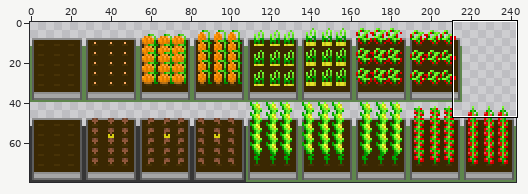
Sprite sheet -- Art Assets/Sprites (Final)/plants-Sheet.png. Above, an overview of the earlier version with the close-up marked.
Close-up. First the earlier version:
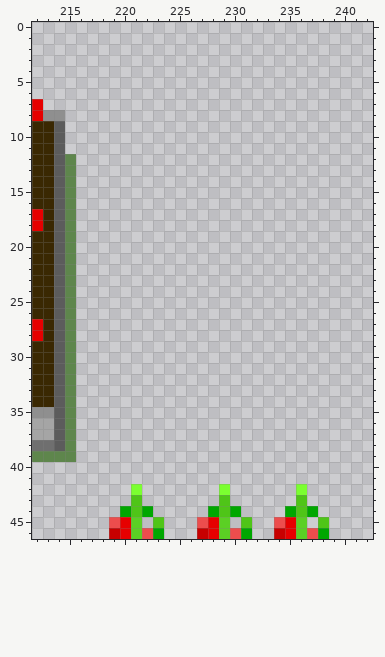
The file is 243x80 pixels. Colours within 5 levels of each other are drawn and written as one. Shown: x 212..242, y 0..46.
Once edited:
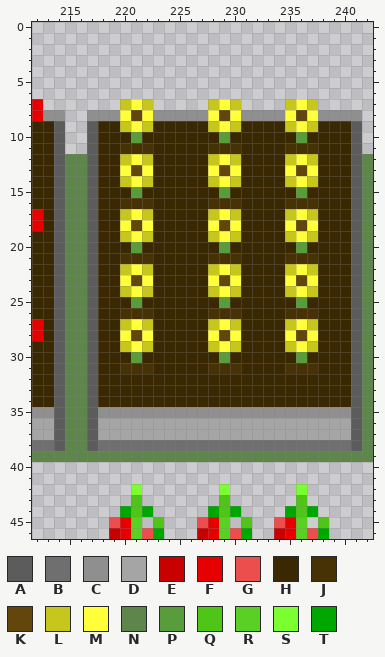
Palette (. is transparent): A #5c5c5c  B #6f6f6f  C #8f8f8f  D #a5a5a5  E #c70000  F #e60000  G #ec4d4d  H #3a2802  J #473206  K #62460c  L #c6c61d  M #ffff3a  N #5e864c  P #599c3b  Q #4fc518  R #5bd024  S #7bff30  T #00a700
From old to new:
y 7: x 220..222 ... -> LML; x 228..230 ... -> LML; x 235..237 ... -> LML
y 8: x 217..241 ......................... -> CCCMKMCCCCCMKMCCCCMKMCCCC
y 9: x 217..241 ......................... -> AHHLMLHHHHHLMLHHHHLMLHHHA
y 10: x 217..241 ......................... -> AHHHPHHHHHHHPHHHHHHPHHHHA
y 11: x 217..241 ......................... -> AHHJJJHHHHHJJJHHHHJJJHHHA
y 12: x 216..242 ........................... -> NAHHLMLHHHHHLMLHHHHLMLHHHAN
y 13: x 216..242 ........................... -> NAHHMKMHHHHHMKMHHHHMKMHHHAN
y 14: x 216..242 ........................... -> NAHHLMLHHHHHLMLHHHHLMLHHHAN
y 15: x 216..242 ........................... -> NAHHHPHHHHHHHPHHHHHHPHHHHAN
y 16: x 216..242 ........................... -> NAHHJJJHHHHHJJJHHHHJJJHHHAN
y 17: x 216..242 ........................... -> NAHHLMLHHHHHLMLHHHHLMLHHHAN
y 18: x 216..242 ........................... -> NAHHMKMHHHHHMKMHHHHMKMHHHAN
y 19: x 216..242 ........................... -> NAHHLMLHHHHHLMLHHHHLMLHHHAN
y 20: x 216..242 ........................... -> NAHHHPHHHHHHHPHHHHHHPHHHHAN
y 21: x 216..242 ........................... -> NAHHJJJHHHHHJJJHHHHJJJHHHAN
y 22: x 216..242 ........................... -> NAHHLMLHHHHHLMLHHHHLMLHHHAN
y 23: x 216..242 ........................... -> NAHHMKMHHHHHMKMHHHHMKMHHHAN
y 24: x 216..242 ........................... -> NAHHLMLHHHHHLMLHHHHLMLHHHAN
y 25: x 216..242 ........................... -> NAHHHPHHHHHHHPHHHHHHPHHHHAN
y 26: x 216..242 ........................... -> NAHHJJJHHHHHJJJHHHHJJJHHHAN
y 27: x 216..242 ........................... -> NAHHLMLHHHHHLMLHHHHLMLHHHAN
y 28: x 216..242 ........................... -> NAHHMKMHHHHHMKMHHHHMKMHHHAN
y 29: x 216..242 ........................... -> NAHHLMLHHHHHLMLHHHHLMLHHHAN
y 30: x 216..242 ........................... -> NAHHHPHHHHHHHPHHHHHHPHHHHAN
y 31: x 216..242 ........................... -> NAHHJJJHHHHHJJJHHHHJJJHHHAN
y 32..34: x 216..242 ........................... -> NAHHHHHHHHHHHHHHHHHHHHHHHAN
y 35: x 216..242 ........................... -> NACCCCCCCCCCCCCCCCCCCCCCCAN
y 36..37: x 216..242 ........................... -> NADDDDDDDDDDDDDDDDDDDDDDDAN
y 38: x 216..242 ........................... -> NABBBBBBBBBBBBBBBBBBBBBBBAN
y 39: x 216..242 ........................... -> NNNNNNNNNNNNNNNNNNNNNNNNNNN
Pixel boxes of the changes (left, top, right, bottom) in both close-ups:
added: (76, 99, 373, 462)
